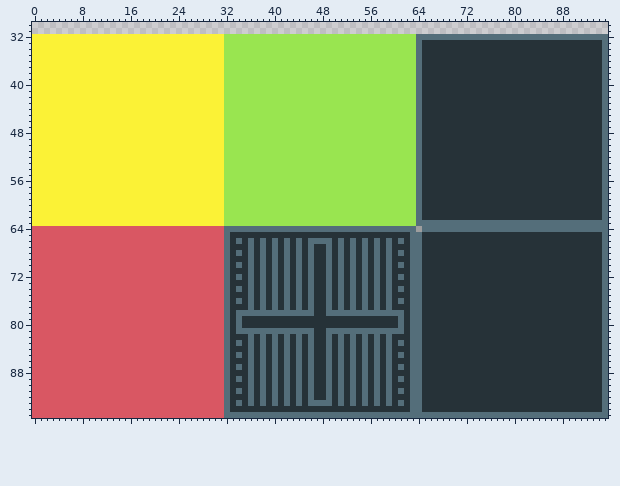
Pixel-art file -- Assets/AnimationImporter-master/tiles/tile_hatch.ase. The picture above is the old version.
96x96 pixels, 1 frame. Shown: x 0..95, y 30..95.
After:
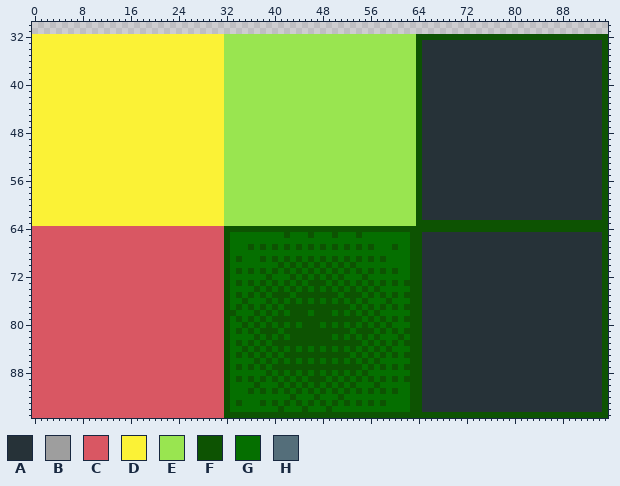
Palette (. is transparent): A #263238  B #9e9e9e  C #d95763  D #fbf236  E #99e550  F #0d5302  G #056f00  H #546e7a
Diff:
y 32: x 64..95 HHHHHHHHHHHHHHHHHHHHHHHHHHHHHHHH -> FFFFFFFFFFFFFFFFFFFFFFFFFFFFFFFF
y 33..62: x 64 H -> F; x 95 H -> F
y 63: x 64..95 HHHHHHHHHHHHHHHHHHHHHHHHHHHHHHHH -> FFFFFFFFFFFFFFFFFFFFFFFFFFFFFFFF
y 64: x 32..95 HHHHHHHHHHHHHHHHHHHHHHHHHHHHHHHHBHHHHHHHHHHHHHHHHHHHHHHHHHHHHHHH -> FFFFFFFFFFFFFFFFFFFFFFFFFFFFFFFFFFFFFFFFFFFFFFFFFFFFFFFFFFFFFFFF
y 65: x 32..64 HAAAAAAAAAAAAAAAAAAAAAAAAAAAAAAHH -> FGGGGGGGGGFGGGFGGGFGGGFGGGGGGGGFF; x 95 H -> F
y 66: x 32..64 HAHAHAHAHAHAHAHHHHAHAHAHAHAHAHAHH -> FGGGGGGGGGGGGGGGGGGGGGGGGGGGGGGFF; x 95 H -> F
y 67: x 32..64 HAAAHAHAHAHAHAHAAHAHAHAHAHAHAAAHH -> FGGGFGFGFGFGFGFGFGFGFGFGFGGGFGGFF; x 95 H -> F
y 68: x 32..64 HAHAHAHAHAHAHAHAAHAHAHAHAHAHAHAHH -> FGGGGGGGGGGGGGGGGGGGGGGGGGGGGGGFF; x 95 H -> F
y 69: x 32..64 HAAAHAHAHAHAHAHAAHAHAHAHAHAHAAAHH -> FGFGGGFGFGFGFGFGFGFGFGFGFGFGGGGFF; x 95 H -> F
y 70: x 32..64 HAHAHAHAHAHAHAHAAHAHAHAHAHAHAHAHH -> FGGGGGGGGFGFGFGFGFGFGFGGGGGGGGGFF; x 95 H -> F
y 71: x 32..64 HAAAHAHAHAHAHAHAAHAHAHAHAHAHAAAHH -> FGFGFGFGFGFGFGFGFGFGFGFGFGFGFGGFF; x 95 H -> F
y 72: x 32..64 HAHAHAHAHAHAHAHAAHAHAHAHAHAHAHAHH -> FGGGGGGFGGGFGFGFGFGFGGGFGGGGGGGFF; x 95 H -> F
y 73: x 32..64 HAAAHAHAHAHAHAHAAHAHAHAHAHAHAAAHH -> FGFGFGFGFGFGFGFFFGFGFGFGFGFGFGFFF; x 95 H -> F
y 74: x 32..64 HAHAHAHAHAHAHAHAAHAHAHAHAHAHAHAHH -> FGGGGFGFGFGFGFGFGFGFGFGFGFGGGGGFF; x 95 H -> F
y 75: x 32..64 HAAAHAHAHAHAHAHAAHAHAHAHAHAHAAAHH -> FGFGFGFGFFFGFFFFFFFGFFFGFGFGFGFFF; x 95 H -> F
y 76: x 32..64 HAHAHAHAHAHAHAHAAHAHAHAHAHAHAHAHH -> FGGFGGGFGFGFGFGFGFGFGFGFGGGFGGGFF; x 95 H -> F
y 77: x 32..64 HAAAHAHAHAHAHAHAAHAHAHAHAHAHAAAHH -> FGFGFGFGFGFFFFFFFFFFFGFGFGFGFGFFF; x 95 H -> F
y 78: x 32..64 HAHHHHHHHHHHHHHAAHHHHHHHHHHHHHAHH -> FFGGGFGFGFGFFFGFFFGFGFGFGFGGGGGFF; x 95 H -> F
y 79: x 32..64 HAHAAAAAAAAAAAAAAAAAAAAAAAAAAHAHH -> FGFGFGFGFFFFFFFFFFFFFFFGFGFGFGFFF; x 95 H -> F
y 80: x 32..64 HAHAAAAAAAAAAAAAAAAAAAAAAAAAAHAHH -> FGGFGFGFGFGFGFFFGFGFGFGFGFGFGGGFF; x 95 H -> F
y 81: x 32..64 HAHHHHHHHHHHHHHAAHHHHHHHHHHHHHAHH -> FGFGFGFFFGFFFFFFFFFFFGFFFGFGFGFFF; x 95 H -> F
y 82: x 32..64 HAAAHAHAHAHAHAHAAHAHAHAHAHAHAAAHH -> FGGGGFGFGFGFFFFFFFGFGFGFGFGGGFGFF; x 95 H -> F
y 83: x 32..64 HAHAHAHAHAHAHAHAAHAHAHAHAHAHAHAHH -> FGFGFGFGFFFFFFFFFFFFFFFGFGFGFGFFF; x 95 H -> F
y 84: x 32..64 HAAAHAHAHAHAHAHAAHAHAHAHAHAHAAAHH -> FGGFGFGFGFGFGFGFGFGFGFGFGFGFGGGFF; x 95 H -> F
y 85: x 32..64 HAHAHAHAHAHAHAHAAHAHAHAHAHAHAHAHH -> FGFGFGFGFGFFFFFFFFFFFGFGFGFGFGFFF; x 95 H -> F
y 86: x 32..64 HAAAHAHAHAHAHAHAAHAHAHAHAHAHAAAHH -> FGGGGFGFGFGFGFGFGFGFGFGFGFGGGGGFF; x 95 H -> F
y 87: x 32..64 HAHAHAHAHAHAHAHAAHAHAHAHAHAHAHAHH -> FGFGFGFGFFFFFFFFFFFFFFFGFGFGFGFFF; x 95 H -> F
y 88: x 32..64 HAAAHAHAHAHAHAHAAHAHAHAHAHAHAAAHH -> FGGGGGGFGFGFGFGFGFGFGFGFGGGGGGGFF; x 95 H -> F
y 89: x 32..64 HAHAHAHAHAHAHAHAAHAHAHAHAHAHAHAHH -> FGFGFGFGFGFGFGFFFGFGFGFGFGFGFGFFF; x 95 H -> F
y 90: x 32..64 HAAAHAHAHAHAHAHAAHAHAHAHAHAHAAAHH -> FGGGGFGGGFGFGFGFGFGFGFGGGFGGGGGFF; x 95 H -> F
y 91: x 32..64 HAHAHAHAHAHAHAHAAHAHAHAHAHAHAHAHH -> FGGGFGFGFGFGFGFGFGFGFGFGFGFGFGGFF; x 95 H -> F
y 92: x 32..64 HAAAHAHAHAHAHAHAAHAHAHAHAHAHAAAHH -> FGGGGGGGGGGFGGGFGGGFGGGGGGGGGGGFF; x 95 H -> F
y 93: x 32..64 HAHAHAHAHAHAHAHHHHAHAHAHAHAHAHAHH -> FGFGGGFGFGFGFGFGFGFGFGFGFGFGGGGFF; x 95 H -> F
y 94: x 32..64 HAAAAAAAAAAAAAAAAAAAAAAAAAAAAAAHH -> FGGGGGGGGFGGGFGGGFGGGGGGGGGGGGGFF; x 95 H -> F
y 95: x 32..95 HHHHHHHHHHHHHHHHHHHHHHHHHHHHHHHHHHHHHHHHHHHHHHHHHHHHHHHHHHHHHHHH -> FFFFFFFFFFFFFFFFFFFFFFFFFFFFFFFFFFFFFFFFFFFFFFFFFFFFFFFFFFFFFFFF
